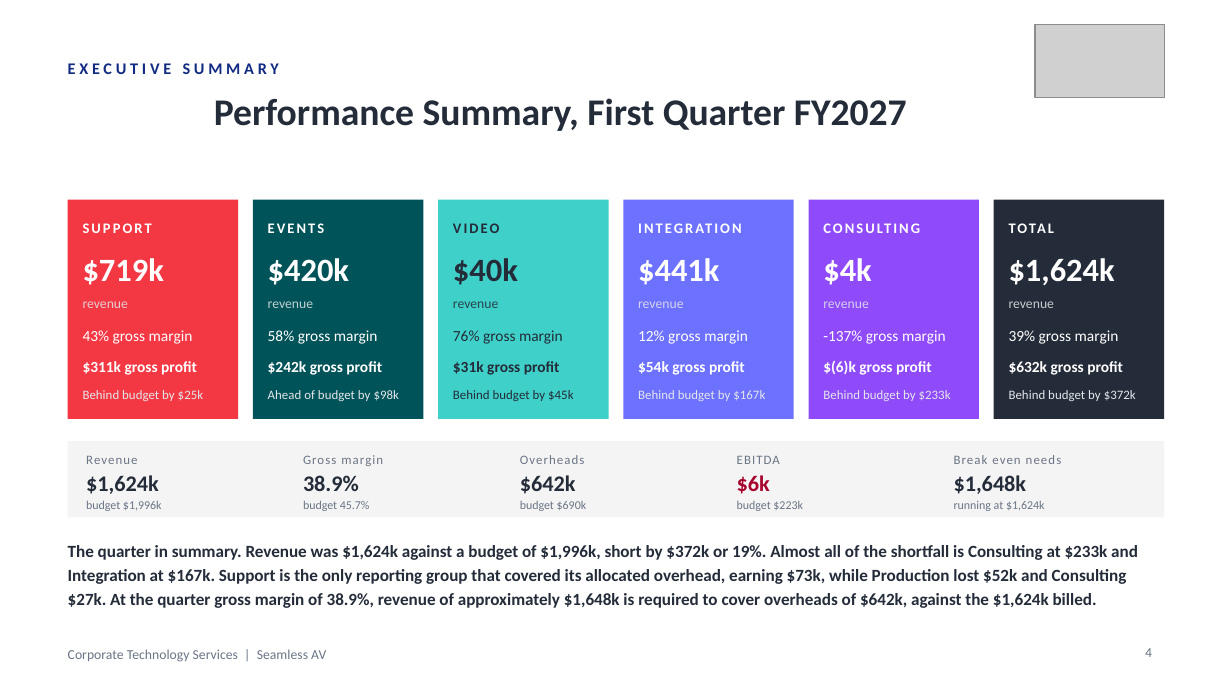
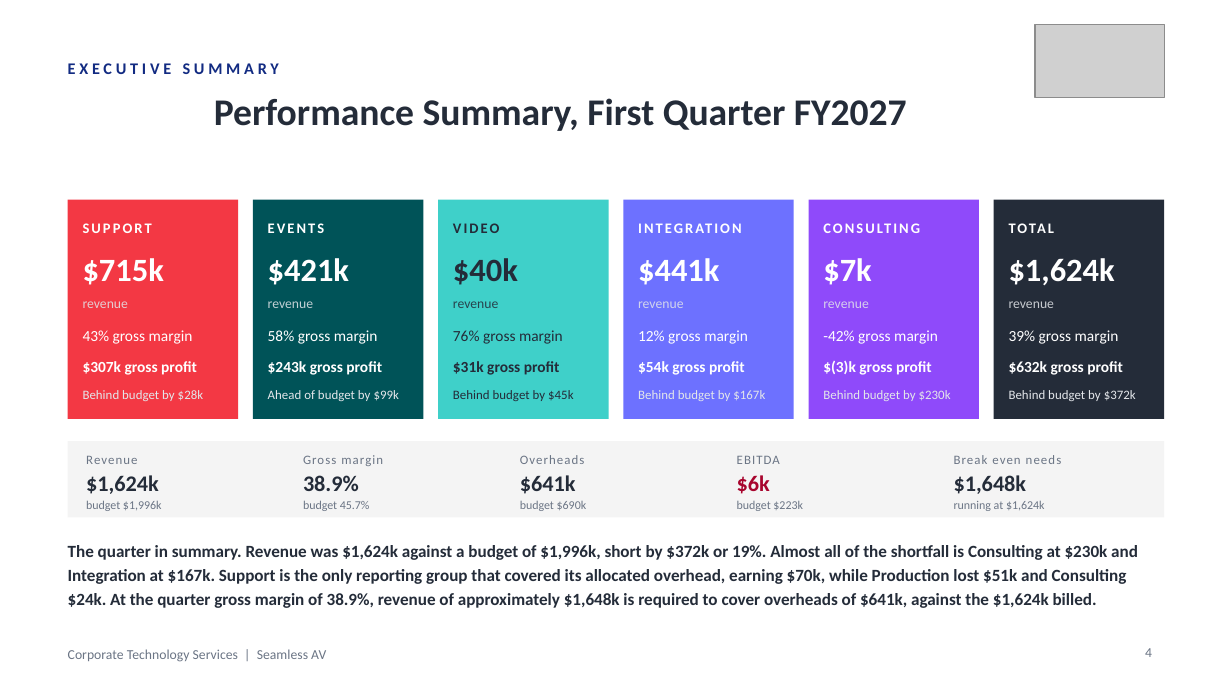
Before and after one commit to WesleyNelson-O33/Claude, a slide deck: slide 4 of deck/CTS Quarterly Business Review - Q1 FY2027.pptx. Drawn at 1232x693 pixels with LibreOffice and Linux fonts; fonts in the diff are those of the drawing; grey boxes stand for pictures. Boxes give left, top, right and bottom in pixels: in the first picture for what was removed or moved away, otherwise in the second. Text is boxed around its words. In the diff, an @@ line names an element or a change of style, - is before the commit and + after.

```diff
--- a/deck/CTS Quarterly Business Review - Q1 FY2027.pptx
+++ b/deck/CTS Quarterly Business Review - Q1 FY2027.pptx
@@ text at bbox=[83, 258, 164, 285]: text changed @@
-$719k
+$715k
@@ text at bbox=[268, 258, 349, 285]: text changed @@
-$420k
+$421k
@@ text at bbox=[823, 258, 871, 285]: text changed @@
-$4k
+$7k
@@ text at bbox=[823, 330, 938, 344]: text changed @@
--137% gross margin
+-42% gross margin
@@ text at bbox=[83, 361, 197, 375]: text changed @@
-$311k gross profit
+$307k gross profit
@@ text at bbox=[268, 361, 382, 375]: text changed @@
-$242k gross profit
+$243k gross profit
@@ text at bbox=[823, 361, 932, 375]: text changed @@
-$(6)k gross profit
+$(3)k gross profit
@@ text at bbox=[83, 390, 203, 401]: text changed @@
-Behind budget by $25k
+Behind budget by $28k
@@ text at bbox=[268, 390, 399, 401]: text changed @@
-Ahead of budget by $98k
+Ahead of budget by $99k
@@ text at bbox=[823, 390, 951, 401]: text changed @@
-Behind budget by $233k
+Behind budget by $230k
@@ text at bbox=[520, 475, 576, 494]: text changed @@
-$642k
+$641k
@@ text at bbox=[68, 545, 1138, 608]: text changed @@
-The quarter in summary. Revenue was $1,624k against a budget of $1,996k, short by $372k or 19%. Almost all of the shortfall is Consulting at $233k and Integration at $167k. Support is the only reporting group that covered its allocated overhead, earning $73k, while Production lost $52k and Consulting $27k. At the quarter gross margin of 38.9%, revenue of approximately $1,648k is required to cover overheads of $642k, against the $1,624k billed.
+The quarter in summary. Revenue was $1,624k against a budget of $1,996k, short by $372k or 19%. Almost all of the shortfall is Consulting at $230k and Integration at $167k. Support is the only reporting group that covered its allocated overhead, earning $70k, while Production lost $51k and Consulting $24k. At the quarter gross margin of 38.9%, revenue of approximately $1,648k is required to cover overheads of $641k, against the $1,624k billed.
```
Also in this commit, not shown: 21 other slides changed, 8 other files.
